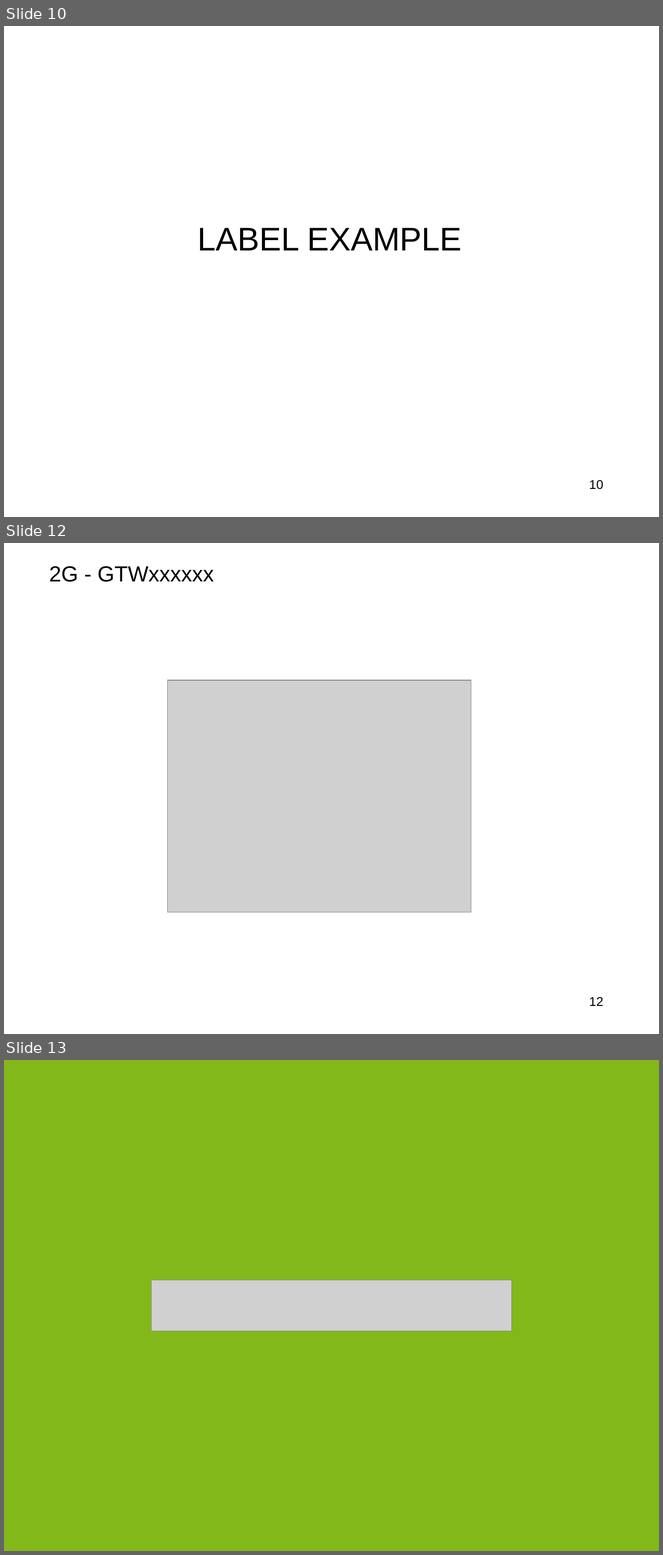
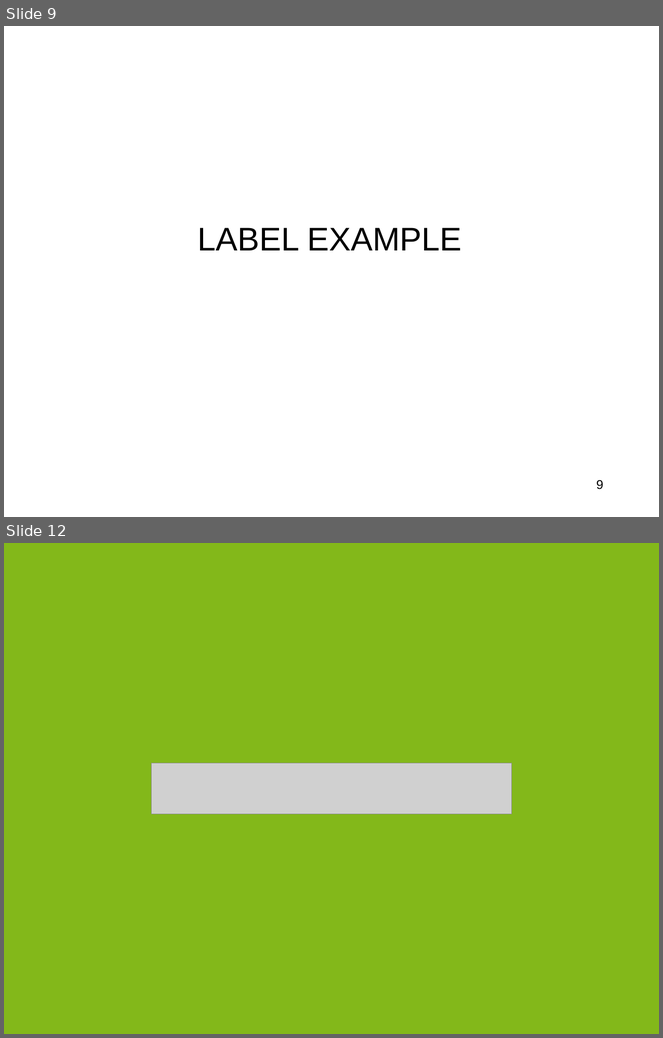
Before and after one commit to accarel/c780_carel_cloud_engine_binary, a slide deck: Documents/specs/GME_Labeling.ppt. Shown one above the other, each under a label of ours: slides 10, 12 and 13 before the commit, slides 9 and 12 after it; the slides between them are not shown. The pictures are 663x1555 and 663x1038 pixels, drawn with LibreOffice and Linux fonts; fonts in the diff are those of the drawing; grey boxes stand for pictures; background and template pictures are left out. Boxes give left, top, right and bottom in pixels: in the first picture for what was removed or moved away, otherwise in the second. Text is boxed around its words. In the diff, an @@ line names an element or a change of style, - is before the commit and + after.

```diff
--- a/Documents/specs/GME_Labeling.ppt
+++ b/Documents/specs/GME_Labeling.ppt
@@ slide 12 removed at [4,543,659,1034], background #FFFFFF @@
@@ text removed at [49,566,214,582] @@
-2G - GTWxxxxxx
@@ picture removed at [168,681,472,913] @@
@@ page number removed at [590,997,604,1006] @@
-12
@@ what was slide 10 is now slide 9 @@
@@ page number at [596,480,604,490]: text changed @@
-10
+9
@@ what was slide 13 is now slide 12 @@
```
Also in this commit, not shown: 3 slides changed, 2 slides added, 2 other slides removed, 1 other file.
